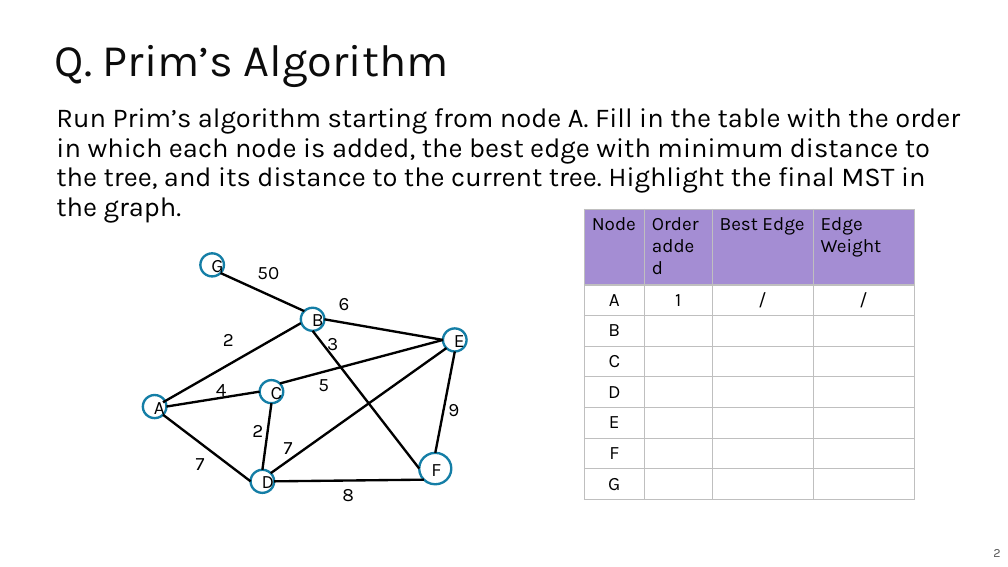
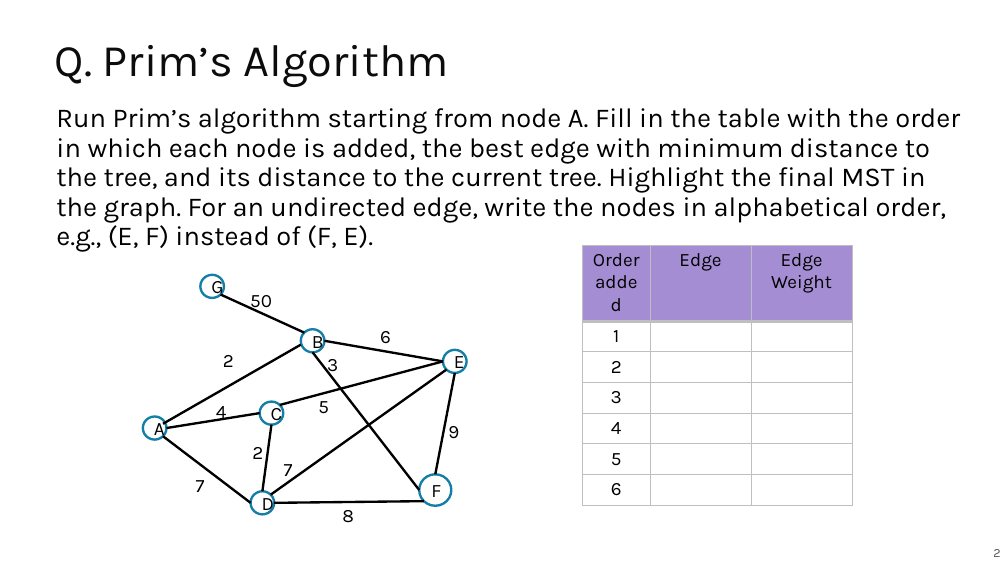
Before and after one commit to guhofstra/CSC111Fa25, a slide deck: slide 2 of PPTs/Lecture 14 Exercises ANS.pptx. Drawn at 1008x567 pixels with LibreOffice and Linux fonts; fonts in the diff are those of the drawing. Boxes give left, top, right and bottom in pixels: in the first picture for what was removed or moved away, otherwise in the second. Text is boxed around its words. In the diff, an @@ line names an element or a change of style, - is before the commit and + after.

```diff
--- a/PPTs/Lecture 14 Exercises ANS.pptx
+++ b/PPTs/Lecture 14 Exercises ANS.pptx
@@ text at [56, 108, 960, 252]: text changed @@
-Run Prim’s algorithm starting from node A. Fill in the table with the order in which each node is added, the best edge with minimum distance to the tree, and its distance to the current tree. Highlight the final MST in the graph.
+Run Prim’s algorithm starting from node A. Fill in the table with the order in which each node is added, the best edge with minimum distance to the tree, and its distance to the current tree. Highlight the final MST in the graph. For an undirected edge, write the nodes in alphabetical order, e.g., (E, F) instead of (F, E).
@@ table at [582, 246, 852, 500] @@
-Node | Order added | Best Edge | Edge Weight
-A | 1 | / | /
-B |  |  | 
-C |  |  | 
-D |  |  | 
-E |  |  | 
-F |  |  | 
-G |  |  | 
+Order added | Edge | Edge Weight
+1 |  | 
+2 |  | 
+3 |  | 
+4 |  | 
+5 |  | 
+6 |  | 
@@ table: place and size @@
-table at [585, 209, 915, 495]
+table at [582, 246, 852, 500]
@@ 11 lines, 9 texts, 7 ellipses: place and size @@
-11 lines, 9 texts, 7 ellipses at [143, 253, 467, 502]
+11 lines, 9 texts, 7 ellipses at [143, 274, 467, 523]
@@ text "50" rewrapped from [257, 267, 279, 280] to [250, 295, 272, 313] @@
@@ text "6": place and size @@
-text "6" at [339, 298, 350, 311]
+text "6" at [380, 331, 391, 344]
```
Also in this commit, not shown: 3 other slides changed, 5 other files.
